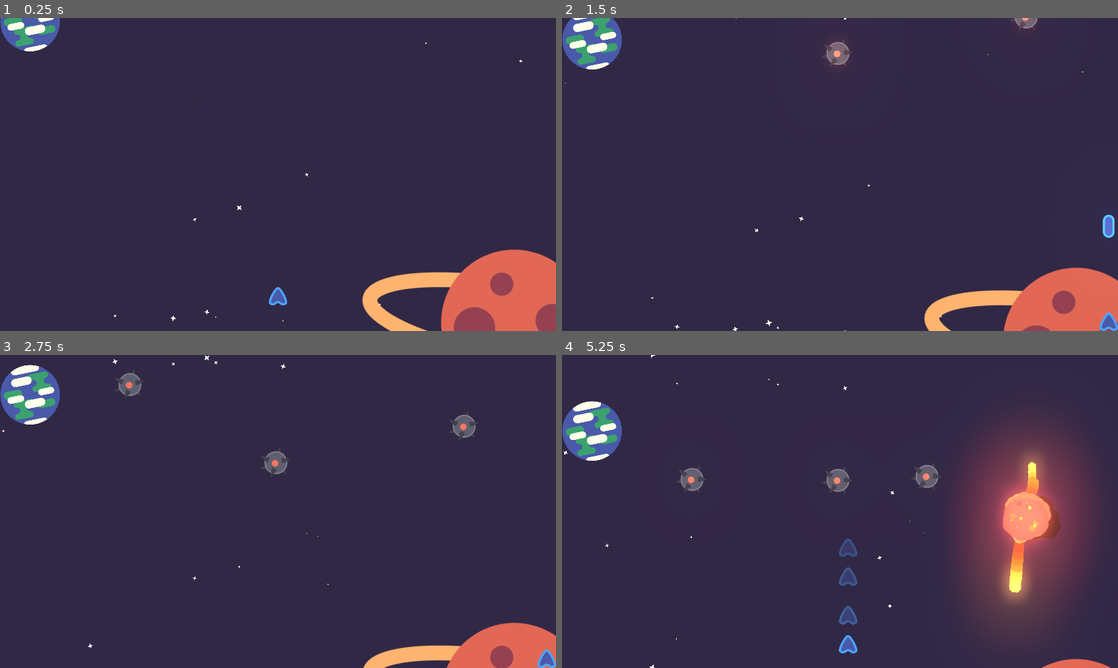
Above: before the commit, frames 1-4 (two rows, left to right).
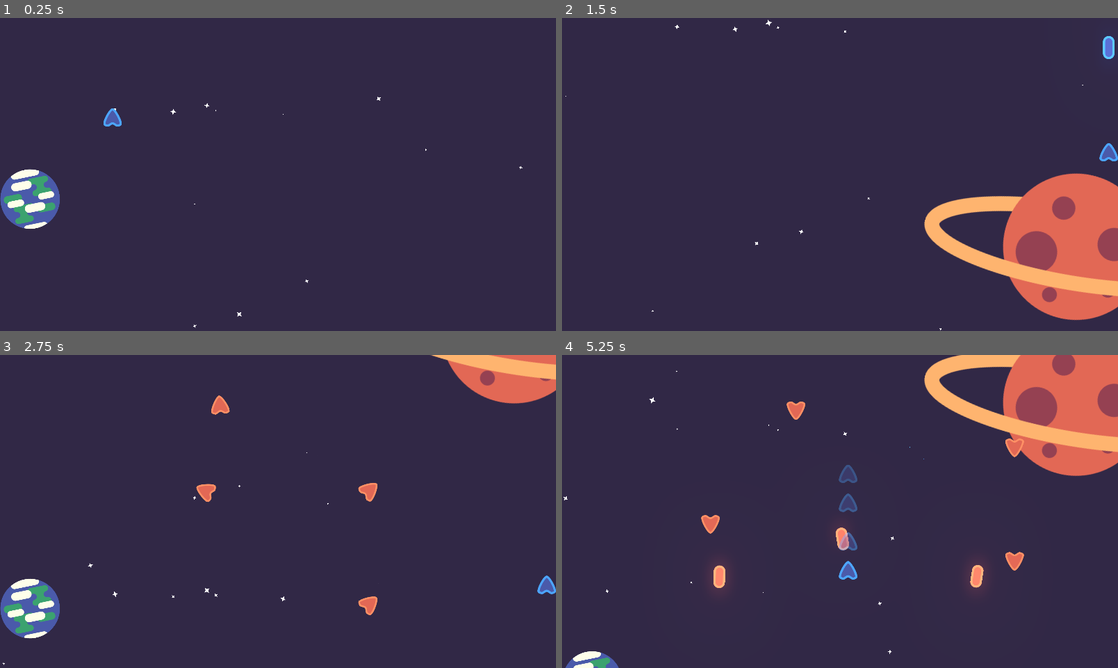
Above: after the commit, the same moments.

Repository: pigdevstudio/fermi-parallax
Game: Godot game, scene res://Levels/Level2/Level2.tscn
Same seed, same stepped clock (60 frames per second), same inputs: the game is played once before the commit and once after it. This scene is started directly instead of the project's main scene.
Inputs:
- Up to frame 1 (0.25 s): no input
- Up to frame 2 (1.5 s): hold Right (move_right) 0.53-1.28 s; hold Shift (dash) 0.53-1.28 s; hold S (move_down) from 1.28 s (still down); tap Space (shoot) at 1.35 s
- Up to frame 3 (2.75 s): release S (move_down) at 2.03 s; hold Right (move_right) from 2.03 s (still down); hold Shift (dash) from 2.03 s (still down)
- Up to frame 4 (5.25 s): release Right (move_right) at 2.78 s; release Shift (dash) at 2.78 s; hold W (move_up) 2.78-3.53 s; tap Space (shoot) at 2.85, 4.35 s; hold Shift (dash) 3.53-4.28 s; hold A (move_left) 3.53-5.03 s; hold S (move_down) from 5.03 s (still down); hold Shift (dash) from 5.03 s (still down)

The runs differ from the first frame. In frame 1, 8.8% of the frame differs, in the area x 0-100%, y 0-100%; in frame 2, 13%; in frame 3, 10%; in frame 4, 24%.

Commit message:
Add initial Wave 5 (wip)

Diff:
--- a/source/Levels/Level2/Level2.tscn
+++ b/source/Levels/Level2/Level2.tscn
@@ -1,14 +1,15 @@
-[gd_scene load_steps=17 format=2]
+[gd_scene load_steps=19 format=2]
 
 [ext_resource path="res://Actors/Player/Player.tscn" type="PackedScene" id=1]
 [ext_resource path="res://Objects/Spawner/Spawner2D.tscn" type="PackedScene" id=2]
 [ext_resource path="res://Areas/ParallaxBackground.tscn" type="PackedScene" id=3]
 [ext_resource path="res://Levels/Level.gd" type="Script" id=4]
 [ext_resource path="res://Levels/Level2/Waves/Wave1.tscn" type="PackedScene" id=5]
-[ext_resource path="res://Objects/Mine/Mine.tscn" type="PackedScene" id=6]
+[ext_resource path="res://Levels/Level2/Waves/Wave5.tscn" type="PackedScene" id=6]
 [ext_resource path="res://Levels/Level2/Waves/Wave4.tscn" type="PackedScene" id=7]
 [ext_resource path="res://Levels/Level2/Waves/Wave2.tscn" type="PackedScene" id=8]
 [ext_resource path="res://Levels/Level2/Waves/Wave3.tscn" type="PackedScene" id=9]
+[ext_resource path="res://Levels/Level2/Tween.gd" type="Script" id=10]
 [ext_resource path="res://Levels/Level1/sfx_sound_depressurizing.wav" type="AudioStream" id=14]
 [ext_resource path="res://Levels/Level1/Juhani Junkala [Retro Game Music Pack] Ending.ogg" type="AudioStream" id=15]
 
@@ -138,14 +139,88 @@
 } ]
 }
 
+[sub_resource type="Animation" id=6]
+resource_name = "05"
+length = 4.0
+tracks/0/type = "method"
+tracks/0/path = NodePath("Player")
+tracks/0/interp = 1
+tracks/0/loop_wrap = true
+tracks/0/imported = false
+tracks/0/enabled = true
+tracks/0/keys = {
+"times": PoolRealArray( 0, 3 ),
+"transitions": PoolRealArray( 1, 1 ),
+"values": [ {
+"args": [ false ],
+"method": "set_process_unhandled_input"
+}, {
+"args": [ true ],
+"method": "set_process_unhandled_input"
+} ]
+}
+tracks/1/type = "value"
+tracks/1/path = NodePath("ParallaxBackground:speed")
+tracks/1/interp = 1
+tracks/1/loop_wrap = true
+tracks/1/imported = false
+tracks/1/enabled = true
+tracks/1/keys = {
+"times": PoolRealArray( 0, 2 ),
+"transitions": PoolRealArray( 2, 1 ),
+"update": 0,
+"values": [ 100.0, 5000.0 ]
+}
+tracks/2/type = "value"
+tracks/2/path = NodePath("WaveSpawner2D:spawn_scene")
+tracks/2/interp = 1
+tracks/2/loop_wrap = true
+tracks/2/imported = false
+tracks/2/enabled = true
+tracks/2/keys = {
+"times": PoolRealArray( 0 ),
+"transitions": PoolRealArray( 1 ),
+"update": 1,
+"values": [ ExtResource( 6 ) ]
+}
+tracks/3/type = "method"
+tracks/3/path = NodePath("WaveSpawner2D")
+tracks/3/interp = 1
+tracks/3/loop_wrap = true
+tracks/3/imported = false
+tracks/3/enabled = true
+tracks/3/keys = {
+"times": PoolRealArray( 2 ),
+"transitions": PoolRealArray( 1 ),
+"values": [ {
+"args": [  ],
+"method": "spawn"
+} ]
+}
+tracks/4/type = "method"
+tracks/4/path = NodePath("Tween")
+tracks/4/interp = 1
+tracks/4/loop_wrap = true
+tracks/4/imported = false
+tracks/4/enabled = true
+tracks/4/keys = {
+"times": PoolRealArray( 1 ),
+"transitions": PoolRealArray( 1 ),
+"values": [ {
+"args": [  ],
+"method": "tween_player"
+} ]
+}
+
 [node name="Level" type="Node2D"]
 script = ExtResource( 4 )
 background_music = ExtResource( 15 )
 
 [node name="Player" parent="." instance=ExtResource( 1 )]
-position = Vector2( 960, 960 )
+position = Vector2( 388.658, 343.403 )
 
 [node name="ParallaxBackground" parent="." instance=ExtResource( 3 )]
+speed = 5000.0
 
 [node name="WorldEnvironment" type="WorldEnvironment" parent="."]
 environment = SubResource( 1 )
@@ -160,20 +235,16 @@
 bus = "SFX"
 
 [node name="EventsPlayer" type="AnimationPlayer" parent="."]
+autoplay = "00"
 anims/00 = SubResource( 2 )
 anims/01 = SubResource( 3 )
 anims/02 = SubResource( 4 )
 anims/03 = SubResource( 5 )
-
-[node name="Mine" parent="." instance=ExtResource( 6 )]
-position = Vector2( 950.292, -176.513 )
-
-[node name="Mine2" parent="." instance=ExtResource( 6 )]
-position = Vector2( 446.324, -446.136 )
-
-[node name="Mine3" parent="." instance=ExtResource( 6 )]
-position = Vector2( 1600.41, -302.505 )
-
-[node name="Mine4" parent="." instance=ExtResource( 6 )]
-position = Vector2( 1257.71, -630.084 )
+anims/05 = SubResource( 6 )
+
+[node name="Tween" type="Tween" parent="."]
+script = ExtResource( 10 )
+player_path = NodePath("../Player")
+target_position = Vector2( 960, 960 )
+duration = 2.0
 [connection signal="spawned" from="WaveSpawner2D" to="." method="_on_WaveSpawner2D_spawned"]
--- /dev/null
+++ b/source/Levels/Level2/Tween.gd
@@ -0,0 +1,14 @@
+extends Tween
+
+
+export var player_path: NodePath
+export var target_position: Vector2
+export var duration := 1.0
+
+onready var player := get_node(player_path)
+
+
+func tween_player() -> void:
+	interpolate_property(player, "position", player.position,
+			target_position, duration, Tween.TRANS_BACK, Tween.EASE_OUT)
+	start()
--- /dev/null
+++ b/source/Levels/Level2/Waves/Wave5.tscn
@@ -0,0 +1,9 @@
+[gd_scene load_steps=3 format=2]
+
+[ext_resource path="res://Levels/Wave/Wave.tscn" type="PackedScene" id=1]
+[ext_resource path="res://Objects/Asteroid/Comet/Comet.tscn" type="PackedScene" id=2]
+
+[node name="Wave" instance=ExtResource( 1 )]
+
+[node name="Comet" parent="." index="0" instance=ExtResource( 2 )]
+position = Vector2( 992, 1480 )
--- a/source/Objects/Mine/Mine.tscn
+++ b/source/Objects/Mine/Mine.tscn
@@ -123,7 +123,7 @@
 tracks/6/imported = false
 tracks/6/enabled = true
 tracks/6/keys = {
-"times": PoolRealArray( 0, 1 ),
+"times": PoolRealArray( 0, 0.5 ),
 "transitions": PoolRealArray( 1, 1 ),
 "update": 1,
 "values": [ true, false ]
@@ -135,7 +135,7 @@
 tracks/7/imported = false
 tracks/7/enabled = true
 tracks/7/keys = {
-"times": PoolRealArray( 0, 1 ),
+"times": PoolRealArray( 0, 0.5 ),
 "transitions": PoolRealArray( 1, 1 ),
 "update": 1,
 "values": [ true, false ]
@@ -313,6 +313,7 @@
 region_rect = Rect2( 9, 32, 110, 94 )
 
 [node name="Light" type="Sprite" parent="Sprite"]
+self_modulate = Color( 1.08073, 1.08073, 1.08073, 1 )
 texture = ExtResource( 3 )
 region_enabled = true
 region_rect = Rect2( 54, 5, 23, 23 )
